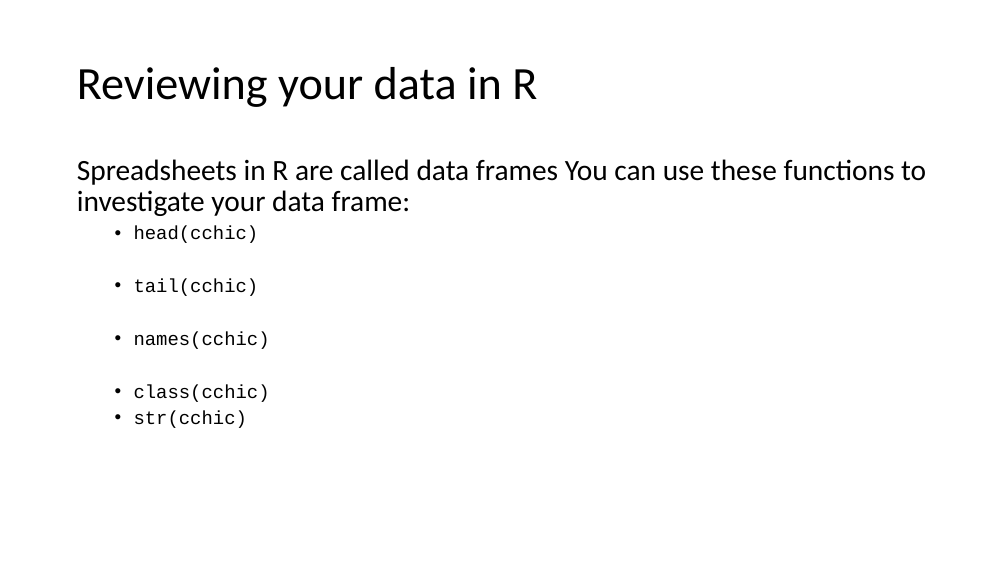
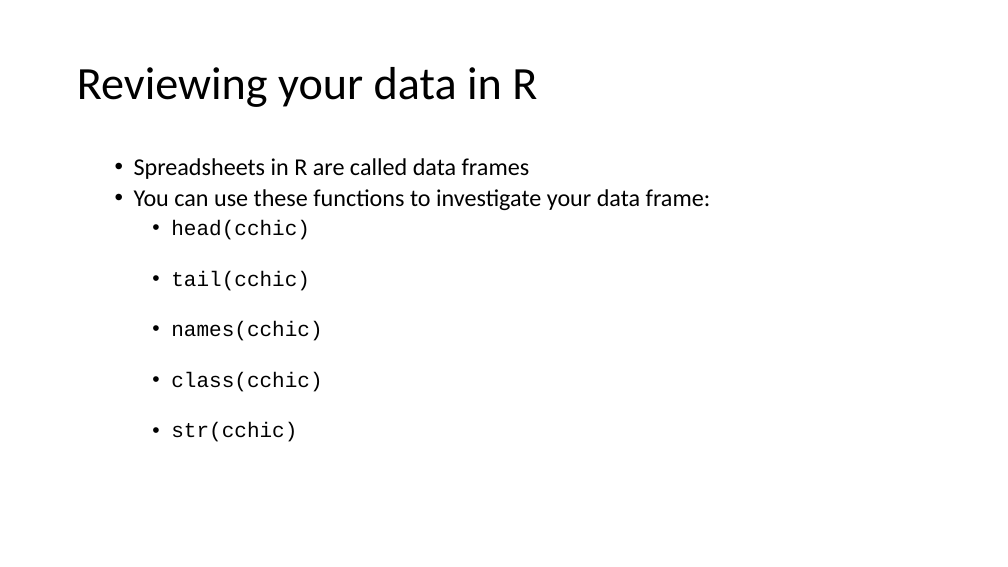
Before and after one commit to ClinicianCoders/ClinicianCoders, a slide deck: slide 22 of Workshops/Workshop3.pptx. Drawn at 1008x567 pixels with LibreOffice and Linux fonts; fonts in the diff are those of the drawing. Boxes give left, top, right and bottom in pixels: in the first picture for what was removed or moved away, otherwise in the second. Text is boxed around its words. In the diff, an @@ line names an element or a change of style, - is before the commit and + after.

Commit message:
Fix overly large code font size in recent knits
Prior to this commit, rekniting slides results in code chunk font sizes
larger than before, causing some sections to overflow off the slide.
This commit edits Images/template.pptx to restore formatting to as close
as possible the original look. This was done by editing the headings in
the Master Slide. The fix isn't perfect, notably whenever normal text is
used now with no heading at all, it is too small. As a result, I've
edited Rmd files where neccessary to ensure all normal text has bullets.
I then reknit all Rmd files with the new template and looked them over
to make sure nothing looks dodgy.

```diff
--- a/Workshops/Workshop3.pptx
+++ b/Workshops/Workshop3.pptx
@@ text at <box>134,158,711,210</box>: text changed; size 28 to 23 pt @@
-Spreadsheets in R are called data frames You can use these functions to investigate your data frame:
+  • Spreadsheets in R are called data frames
+  • You can use these functions to investigate your data frame:
@@ text at <box>171,220,322,442</box>: size 18 to 20 pt in "head(cchic)", "tail(cchic)", "names(cchic)", "class(cchic)" and 1 more places; list level 2 to 3 in "head(cchic)"; list level 2 to 3 in "tail(cchic)"; list level 2 to 3 in "names(cchic)"; list level 2 to 3 in "class(cchic)"; list level 2 to 3 in "str(cchic)" @@
```
Also in this commit, not shown: 32 other slides changed, 12 other files.
